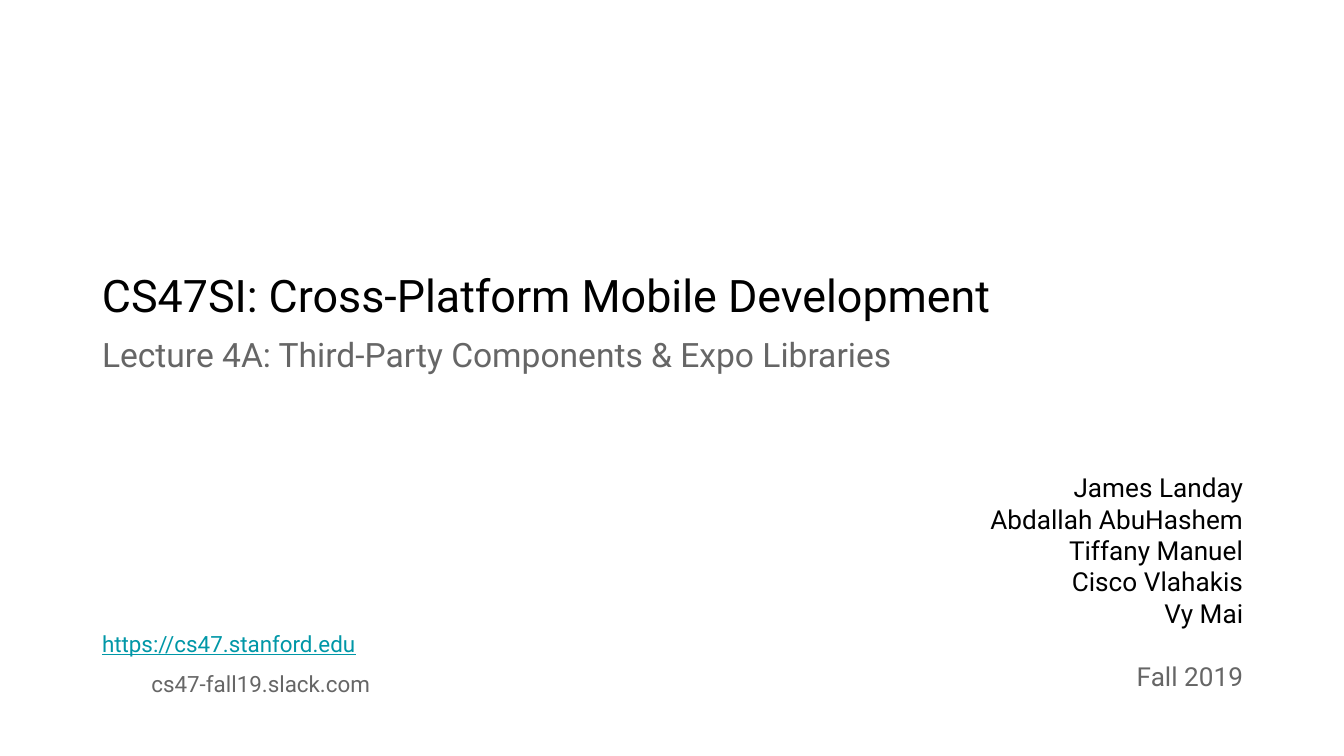
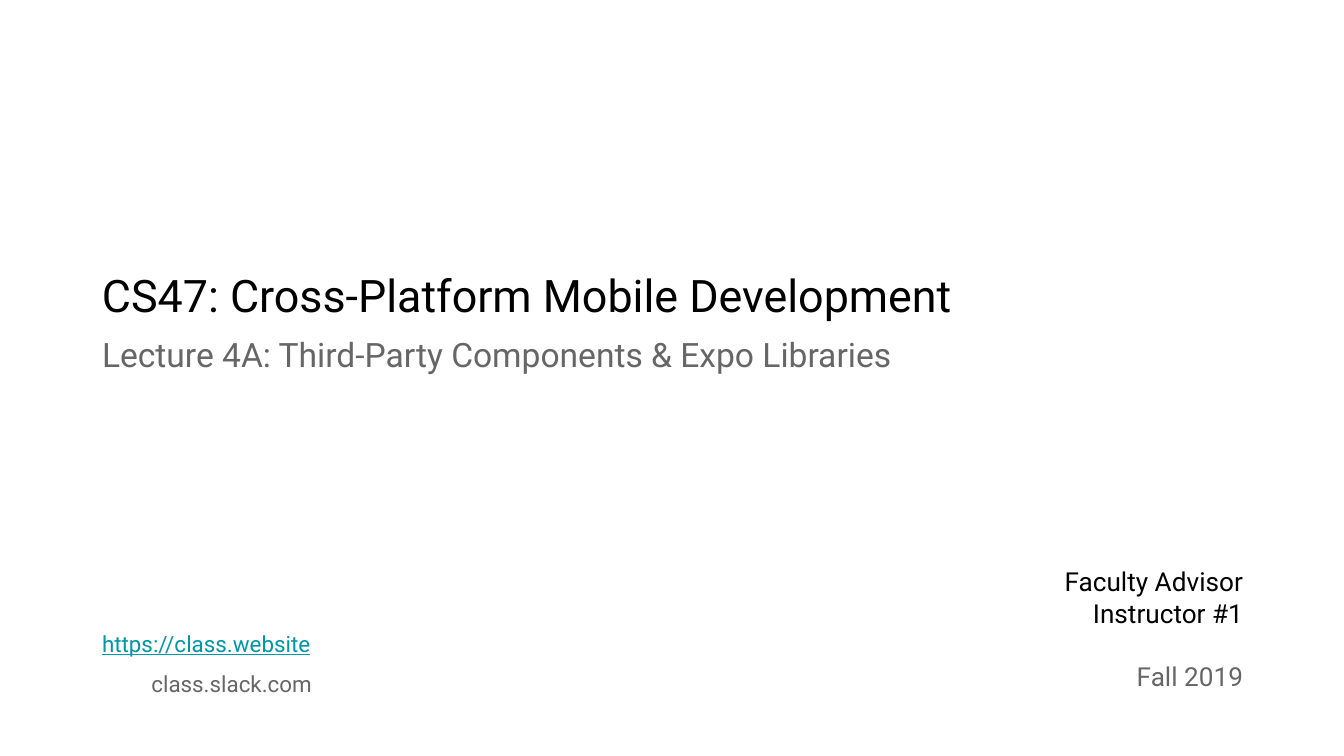
Before and after one commit to stanford-cs47/React-Native-Lectures, a slide deck: slide 1 of pptx-lectures/Lecture 4A.pptx. Drawn at 1344x756 pixels with LibreOffice and Linux fonts; fonts in the diff are those of the drawing; background and template pictures are left out. Boxes give left, top, right and bottom in pixels: in the first picture for what was removed or moved away, otherwise in the second. Text is boxed around its words. In the diff, an @@ line names an element or a change of style, - is before the commit and + after.

Commit message:
Point to open source demos. Make instructor and class info generic.

```diff
--- a/pptx-lectures/Lecture 4A.pptx
+++ b/pptx-lectures/Lecture 4A.pptx
@@ text at (102,278,951,321): text changed @@
-CS47SI: Cross-Platform Mobile Development
+CS47: Cross-Platform Mobile Development
@@ text at (1065,571,1243,624): text changed @@
-James Landay
-Abdallah AbuHashem
-Tiffany Manuel
-Cisco Vlahakis
-Vy Mai
+Faculty Advisor
+Instructor #1
@@ text at (102,635,310,657): text changed @@
-https://cs47.stanford.edu
+https://class.website
@@ text at (151,675,311,692): text changed @@
-cs47-fall19.slack.com
+class.slack.com
```
Also in this commit, not shown: 2 other slides changed, 2 slides removed, 7 other files.
